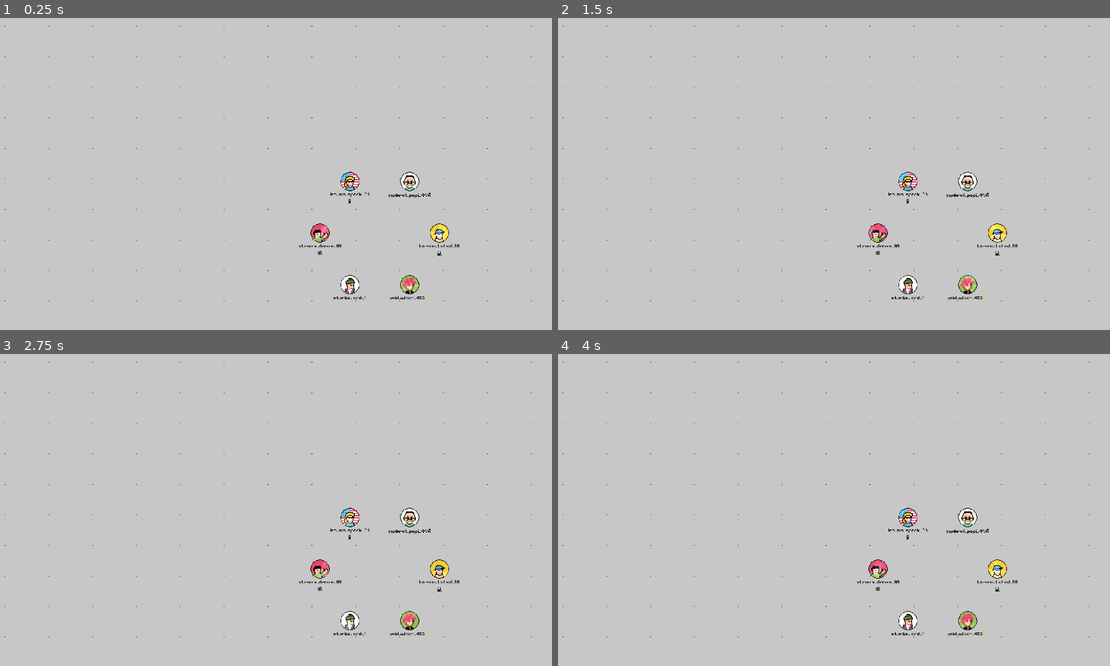
Above: before the commit, frames 1-4 (two rows, left to right).
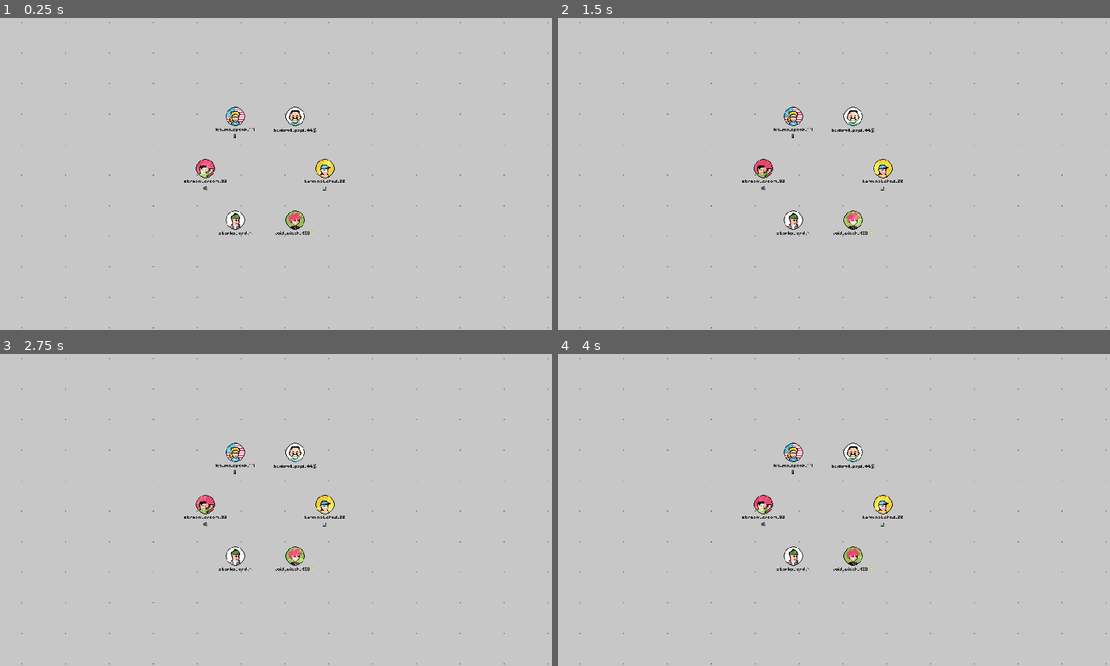
Above: after the commit, the same moments.

Repository: Pikachuxxxx/social-loops-gmtk
Game: Godot game, scene res://Scenes/main.tscn
The game is run twice, just before and just after one commit, with the same random seed, the same clock (stepped at 60 frames per second) and the same inputs.
Inputs (mouse positions are in pixels of both pictures, inside the frame that each line leads up to):
- Up to frame 1 (0.25 s): no input
- Up to frame 2 (1.5 s): tap Enter at 0.5 s; move the mouse to (949, 152) at 0.52 s; hold Enter 0.53-1.25 s; click (949, 152) at 0.67 s; drag from (707, 186) to (795, 233) at 1.27 s
- Up to frame 3 (2.75 s): move the mouse to (320, 435) at 2.02 s; tap J at 2.1 s; click (320, 435) at 2.17 s
- Up to frame 4 (4 s): drag from (795, 569) to (651, 456) at 2.77 s; move the mouse to (994, 553) at 3.52 s; hold Tab from 3.53 s (still down); click (994, 553) at 3.67 s

The runs differ from the first frame. In frame 1, 2.5% of the frame differs, in the area x 0-100%, y 1-100%; in frame 2, 2.5%; in frame 3, 2.5%; in frame 4, 2.5%.

Commit message:
minor changes to game feel

Diff:
--- a/Scenes/main.tscn
+++ b/Scenes/main.tscn
@@ -4,24 +4,20 @@
 [ext_resource type="Script" uid="uid://dy1vb32td1nih" path="res://Scripts/Zuck.gd" id="2_8gbba"]
 [ext_resource type="Material" uid="uid://cimd6ew5o12xl" path="res://Shaders/Balatro.tres" id="3_21xkr"]
 [ext_resource type="Script" uid="uid://c4s7cypestpx" path="res://Scripts/CameraController.gd" id="3_kry3j"]
-[ext_resource type="AudioStream" uid="uid://cukmeggeb4xxc" path="res://assets/audio/sfx/idle.wav" id="4_jjvhh"]
+[ext_resource type="AudioStream" uid="uid://dnsw6scgsmu44" path="res://assets/audio/sfx/idle_bgm.wav" id="4_6bp64"]
 [ext_resource type="Material" uid="uid://bqi0s5jfq76s1" path="res://Shaders/Grid.tres" id="6_6bp64"]
-[ext_resource type="Texture2D" uid="uid://fmjep2v6yj71" path="res://assets/image/dps/persona_2.png" id="7_6bp64"]
+[ext_resource type="Texture2D" uid="uid://dopd0qy2j0arw" path="res://assets/image/dps/persona_2.png" id="7_6bp64"]
 
 [node name="Node2D" type="Node2D"]
 script = ExtResource("1_bo1nx")
 
-[node name="ZuckAlg" type="Node" parent="."]
-script = ExtResource("2_8gbba")
-post_cooldown_time_sec = 5
-
 [node name="Camera2D" type="Camera2D" parent="."]
-position = Vector2(576, 325)
+position = Vector2(960, 542)
 script = ExtResource("3_kry3j")
 
 [node name="AudioStreamPlayer2D" type="AudioStreamPlayer2D" parent="Camera2D"]
 position = Vector2(-576, -325)
-stream = ExtResource("4_jjvhh")
+stream = ExtResource("4_6bp64")
 autoplay = true
 
 [node name="CanvasLayer" type="CanvasLayer" parent="."]
@@ -47,3 +43,7 @@
 position = Vector2(512, 512)
 scale = Vector2(1468.04, 1024)
 texture = ExtResource("7_6bp64")
+
+[node name="ZuckAlg" type="Node" parent="."]
+script = ExtResource("2_8gbba")
+post_cooldown_time_sec = 5
--- a/Scenes/persona_node.tscn
+++ b/Scenes/persona_node.tscn
@@ -19,6 +19,12 @@
 shape = SubResource("CircleShape2D_j2q8x")
 one_way_collision_margin = 3.5
 debug_color = Color(0.147645, 0.504931, 0, 0.42)
+
+[node name="Post" parent="NodeCollisionShape2D" instance=ExtResource("5_6mfyq")]
+visible = false
+z_index = 1
+position = Vector2(84, -116)
+script = null
 
 [node name="Sprite2D" type="Sprite2D" parent="NodeCollisionShape2D"]
 texture_filter = 1
@@ -39,12 +45,6 @@
 vertical_alignment = 1
 autowrap_mode = 2
 
-[node name="Post" parent="NodeCollisionShape2D" instance=ExtResource("5_6mfyq")]
-visible = false
-z_index = -50
-position = Vector2(84, -116)
-script = null
-
 [node name="DownvotesFX" parent="NodeCollisionShape2D" instance=ExtResource("3_68h33")]
 position = Vector2(0, -40)
 lifetime = 3.0
--- a/Scenes/post.tscn
+++ b/Scenes/post.tscn
@@ -16,17 +16,18 @@
 
 [sub_resource type="LabelSettings" id="LabelSettings_8dpai"]
 font = ExtResource("1_jgmso")
-font_size = 18
+font_size = 41
 font_color = Color(0, 0, 0, 1)
 
 [sub_resource type="LabelSettings" id="LabelSettings_1wpbu"]
+line_spacing = -9.65
 font = ExtResource("2_8dpai")
-font_size = 18
-font_color = Color(0.158472, 0.158472, 0.158472, 1)
+font_size = 43
+font_color = Color(0.321728, 0.321728, 0.321728, 1)
 
 [sub_resource type="LabelSettings" id="LabelSettings_qb3by"]
 font = ExtResource("2_8dpai")
-font_size = 12
+font_size = 39
 font_color = Color(1, 0.291842, 0.382343, 1)
 
 [node name="Post" type="Node2D"]
@@ -34,63 +35,66 @@
 script = SubResource("GDScript_8dpai")
 
 [node name="ShadowPolygon" type="Polygon2D" parent="."]
-position = Vector2(2.6585, -2.63807)
-scale = Vector2(1.17196, 0.84524)
+position = Vector2(-0.303452, 3.53341)
+scale = Vector2(0.803448, 0.567091)
 color = Color(0, 0, 0, 1)
 polygon = PackedVector2Array(-28, -24, 30, -22, 28, 20, -28, 20)
 
 [node name="PostPolygon" type="Polygon2D" parent="."]
-position = Vector2(-0.699605, -5.55057)
-scale = Vector2(1.17196, 0.863755)
+position = Vector2(-1.51035, 2.26539)
+scale = Vector2(0.810345, 0.574238)
 polygon = PackedVector2Array(-28, -24, 30, -23, 29.515, -2.14463, 29, 20, -28, 21)
 
 [node name="Line2D" type="Line2D" parent="."]
-position = Vector2(18.4696, -3.94437)
-scale = Vector2(1.17196, 0.85181)
+position = Vector2(11.35, 3.33344)
+scale = Vector2(0.803333, 0.585535)
 points = PackedVector2Array(-44, -26, -44, 19, 13, 18, 14, -25, -44, -26)
 width = 1.0
 default_color = Color(0, 0, 0, 1)
 
 [node name="Polygon2D2" type="Polygon2D" parent="."]
-position = Vector2(2.81341, -9.8438)
-scale = Vector2(1.45323, 1.17196)
+position = Vector2(4.91886, -8.63724)
+scale = Vector2(1.20566, 1.17196)
 color = Color(0, 0, 0, 1)
 polygon = PackedVector2Array(-21, 20, -16, 20, -18.5, 24)
 
 [node name="Polygon2D" type="Polygon2D" parent="."]
-position = Vector2(1.97389, -11.8579)
-scale = Vector2(1.40635, 1.17196)
+position = Vector2(5.2, -10.0768)
+scale = Vector2(1.19534, 1.17196)
 polygon = PackedVector2Array(-21, 20, -16, 20, -18.5, 24)
 
 [node name="UserName" type="Label" parent="."]
 texture_filter = 1
-offset_left = -29.6633
-offset_top = -22.6589
-offset_right = 109.337
-offset_bottom = 3.34108
-scale = Vector2(0.274782, 0.34849)
+offset_left = -21.8
+offset_top = -9.83685
+offset_right = 405.2
+offset_bottom = 40.1631
+scale = Vector2(0.0787205, 0.0998366)
 text = "Karen Kristoph"
 label_settings = SubResource("LabelSettings_8dpai")
+metadata/_edit_use_anchors_ = true
 
 [node name="PostMessage" type="Label" parent="."]
 texture_filter = 1
-offset_left = -30.0
-offset_top = -13.0
-offset_right = 206.0
-offset_bottom = 57.0
-scale = Vector2(0.254066, 0.313502)
+offset_left = -21.8
+offset_top = -4.0
+offset_right = 472.2
+offset_bottom = 170.0
+scale = Vector2(0.0855077, 0.105511)
 text = "Why is the sky blue?
 Stupid nature!"
 label_settings = SubResource("LabelSettings_1wpbu")
 autowrap_mode = 3
+metadata/_edit_use_anchors_ = true
 
 [node name="PostType" type="Label" parent="."]
 texture_filter = 1
-offset_left = 9.0
-offset_top = -22.0
-offset_right = 113.0
-offset_bottom = -4.0
-scale = Vector2(0.254066, 0.313502)
+offset_left = -23.0
+offset_top = -17.9942
+offset_right = 448.0
+offset_bottom = 29.0058
+scale = Vector2(0.0976866, 0.120539)
 text = "[Debug] Political"
 label_settings = SubResource("LabelSettings_qb3by")
 autowrap_mode = 3
+metadata/_edit_use_anchors_ = true
--- a/Scripts/CameraController.gd
+++ b/Scripts/CameraController.gd
@@ -18,7 +18,14 @@
 
 	# Scroll wheel to zoom
 	if event is InputEventMouseButton:
+		var zoom_factor = 0
 		if event.button_index == MOUSE_BUTTON_WHEEL_DOWN and event.pressed:
-			zoom = clamp(zoom - Vector2(zoom_step, zoom_step), Vector2(min_zoom, min_zoom), Vector2(max_zoom, max_zoom))
+			zoom_factor = -1
 		elif event.button_index == MOUSE_BUTTON_WHEEL_UP and event.pressed:
-			zoom = clamp(zoom + Vector2(zoom_step, zoom_step), Vector2(min_zoom, min_zoom), Vector2(max_zoom, max_zoom))
+			zoom_factor = 1
+
+		if zoom_factor != 0:
+			var mouse_pos_before_zoom: Vector2 = get_global_mouse_position()
+			zoom = clamp(zoom + zoom_factor * Vector2(zoom_step, zoom_step), Vector2(min_zoom, min_zoom), Vector2(max_zoom, max_zoom))
+			var mouse_pos_after_zoom: Vector2 = get_global_mouse_position()
+			position += mouse_pos_before_zoom - mouse_pos_after_zoom
--- a/project.godot
+++ b/project.godot
@@ -32,3 +32,4 @@
 [rendering]
 
 environment/defaults/default_clear_color=Color(0.695505, 0.695503, 0.695502, 1)
+2d/snap/snap_2d_transforms_to_pixel=true
Not shown: 1 places in Scenes/persona_node.tscn that only renumber resources
